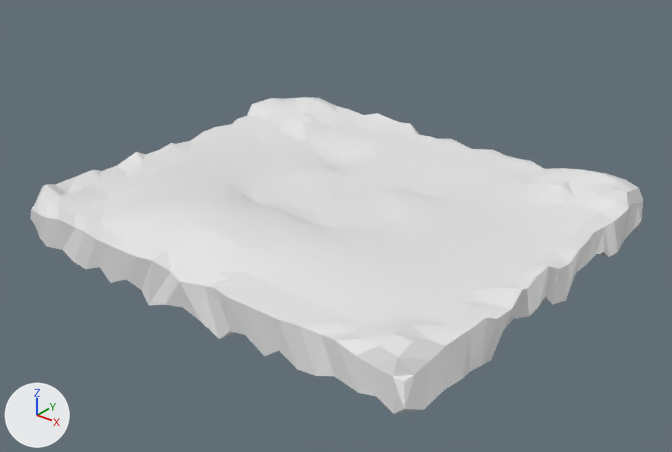
Before and after pictures for a commit that changed the Blender file Assets/Blender/LevelGrounds/Ground1.blend.
One viewpoint serves both versions: a 50 mm camera at (88.7, -111.3, 60.7) aimed at (1.0, -1.8, -7.2). The axes (+X, +Y, +Z) are drawn at lower left. The lights are the same throughout.

Objects in the first picture: 'Gound1'.
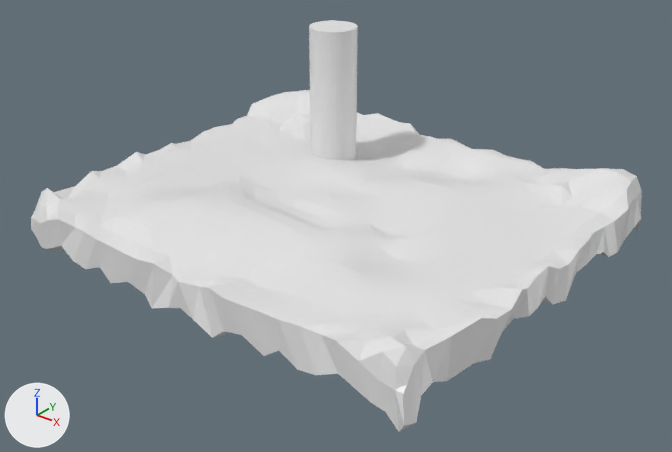
Pixel boxes [x1, y1, x2, y2] of what changed, in the pictures (672 x 452 px):
```json
{"object": "Gound1", "change": "reshaped, modifiers changed", "before": [30, 97, 643, 414], "after": [31, 90, 642, 432], "on screen": "8% taller"}
{"object": "Hole", "change": "added", "after": [309, 20, 358, 160]}
```

Edits to the scene script, one JSON object a line:
```json
{"block": "me_gound1", "where": "# used by ob_gound1; location = (0.0, 0.0, 0.0); rotation_euler = (1.571, 0.0, 0.0), in degrees (90, 0, 0)"}
{"op": "remove", "block": "me_gound1", "code": "me_gound1.from_pydata(...)  # 1296 vertices, 1294 faces; spans x -41.1..40.8, y -12.1..0.2, z -36.8..35.7"}
{"op": "add", "block": "me_gound1", "code": "me_gound1.from_pydata(...)  # 1296 vertices, 1294 faces; spans x -41.1..40.8, y -13.3..0.8, z -36.9..35.9"}
{"block": "me_gound1", "change": "me_gound1 part 1: 946 of 1296 vertices moved; they spanned x -40.5..40.5, y -12.1..0.2, z -36.8..35.7 and now span x -40.0..40.0, y -13.3..0.8, z -36.9..35.9; mean shift (0.0, -0.8, -0.2); largest move (-16.8, -8.1, 10.8) -> (-16.7, -12.5, 8.1)"}
{"op": "add", "block": "me_cylinder", "code": ["me_cylinder = bpy.data.meshes.new('Cylinder')", "me_cylinder.from_pydata(...)  # a 32-sided cylinder along z spanning x -1.0..1.0, y -1.0..1.0, z -1.0..1.0"]}
{"op": "add", "block": "ob_gound1", "code": "_m = ob_gound1.modifiers.new('Boolean', 'BOOLEAN')"}
{"op": "add", "block": "ob_gound1", "code": "_m.object = ob_hole"}
{"op": "add", "block": "ob_gound1", "code": "_m.solver = 'FLOAT'"}
{"op": "add", "block": "ob_hole", "code": ["ob_hole = bpy.data.objects.new('Hole', me_cylinder)", "ob_hole.location = (-13.7, 16.0, -2.1)", "ob_hole.scale = (4.29, 4.29, 22.8)"]}
```
